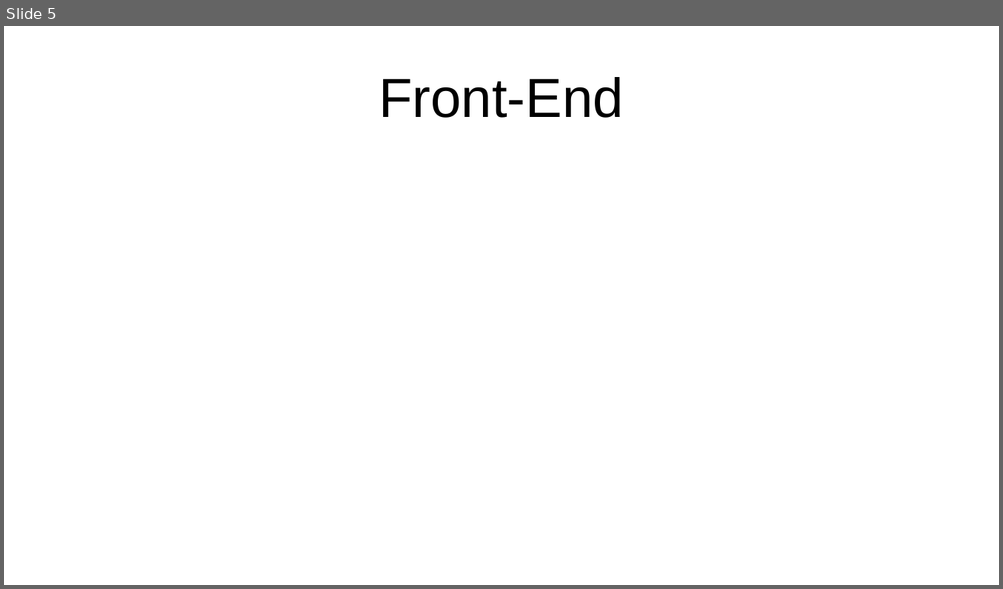
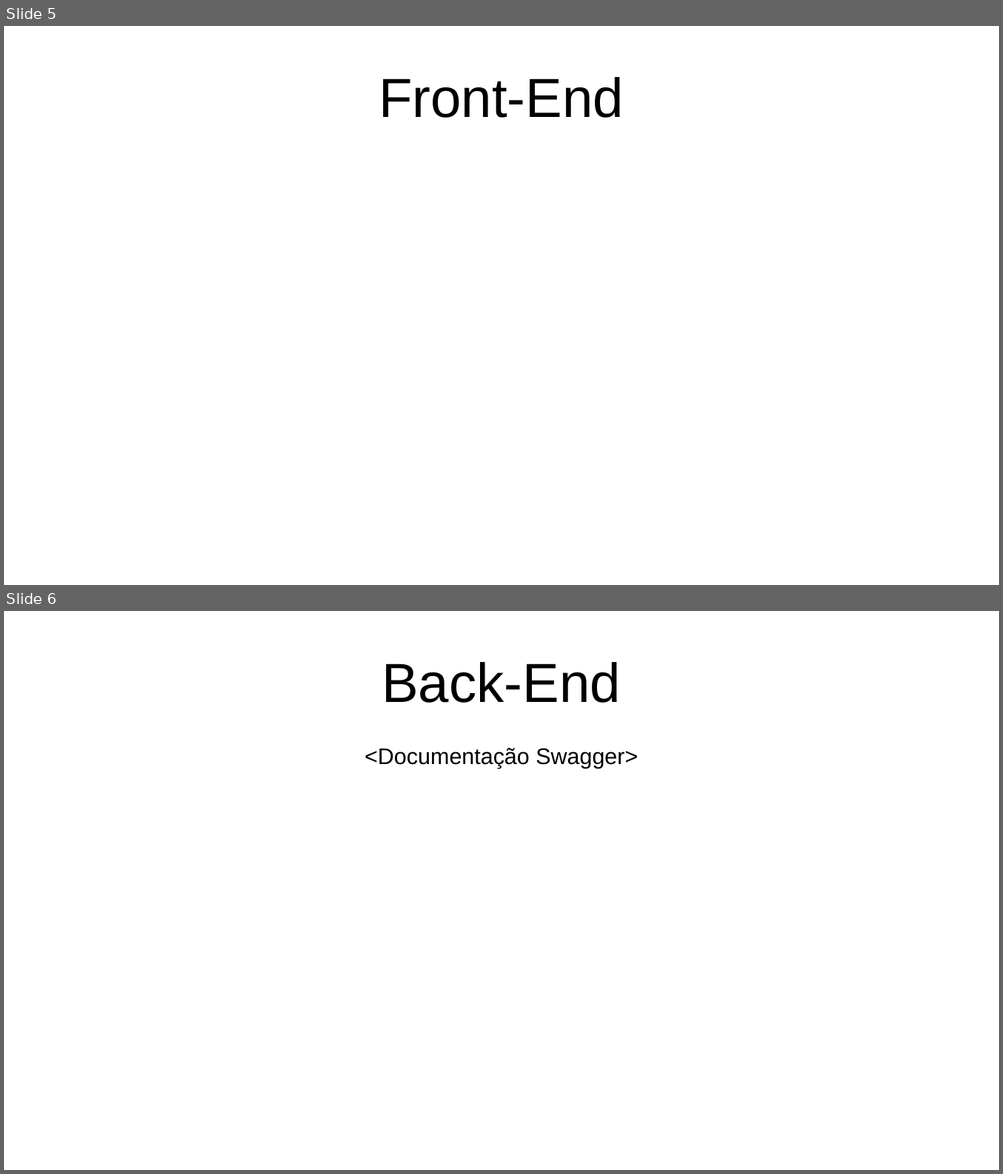
Before and after one commit to TR0NZ0D/Brazil-Career-Hub, a slide deck: Files/TCC - Final/Apresentacao_Final.pptx. Shown one above the other, each under a label of ours: slide 5 before the commit, slides 5 and 6 after it. The pictures are 1003x589 and 1003x1174 pixels, drawn with LibreOffice and Linux fonts; fonts in the diff are those of the drawing. Boxes give left, top, right and bottom in pixels: in the first picture for what was removed or moved away, otherwise in the second. Text is boxed around its words. In the diff, an @@ line names an element or a change of style, - is before the commit and + after.

```diff
--- a/Files/TCC - Final/Apresentacao_Final.pptx
+++ b/Files/TCC - Final/Apresentacao_Final.pptx
@@ slide 6 added at [4, 611, 999, 1170], background #FFFFFF @@
@@ title added at [381, 662, 620, 703], 44 pt, text #000000 @@
+Back-End
@@ text added at [364, 748, 637, 769], 18 pt, text #000000 @@
+<Documentação Swagger>
```
Also in this commit, not shown: 2 slides changed, 6 other slides added, 4 slides removed.
